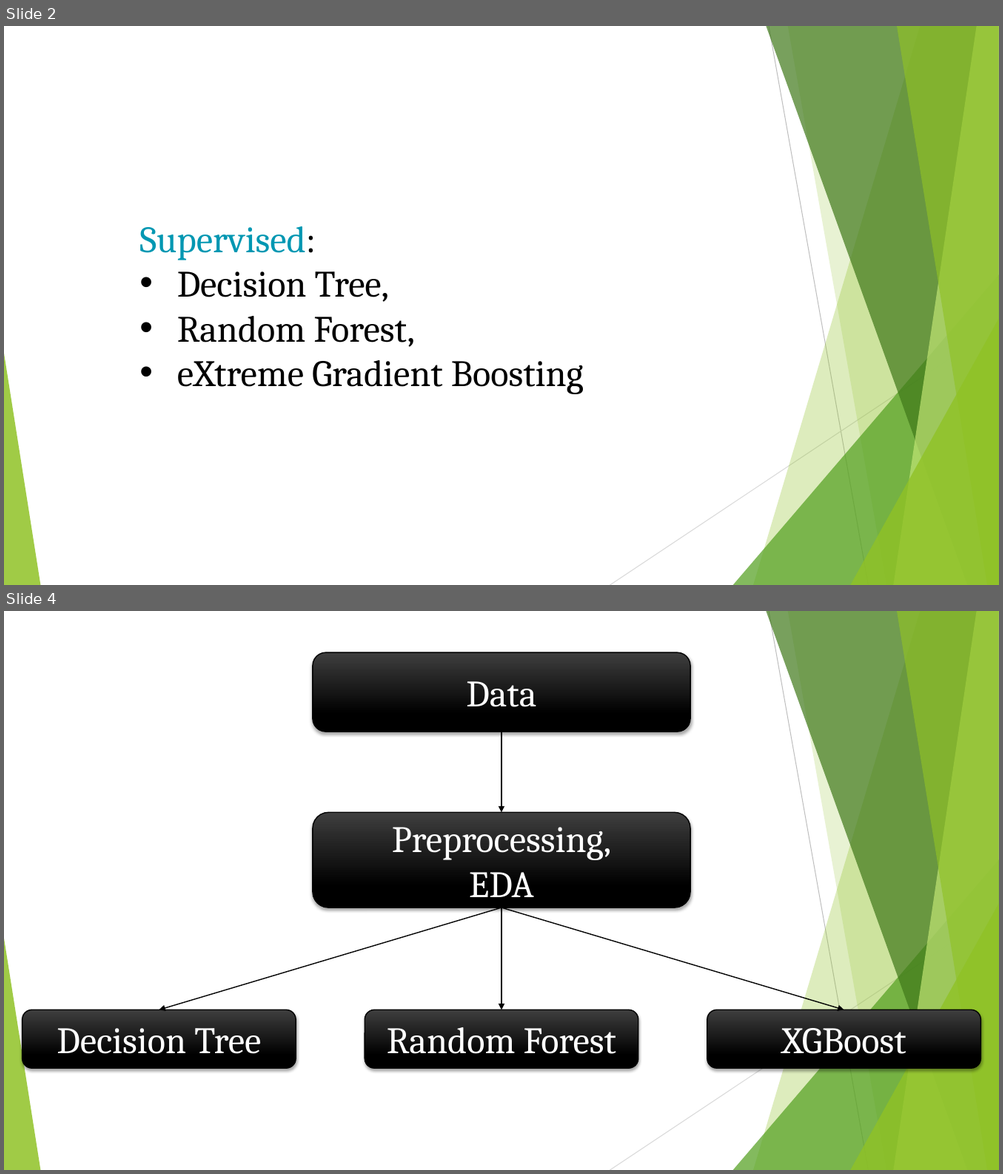
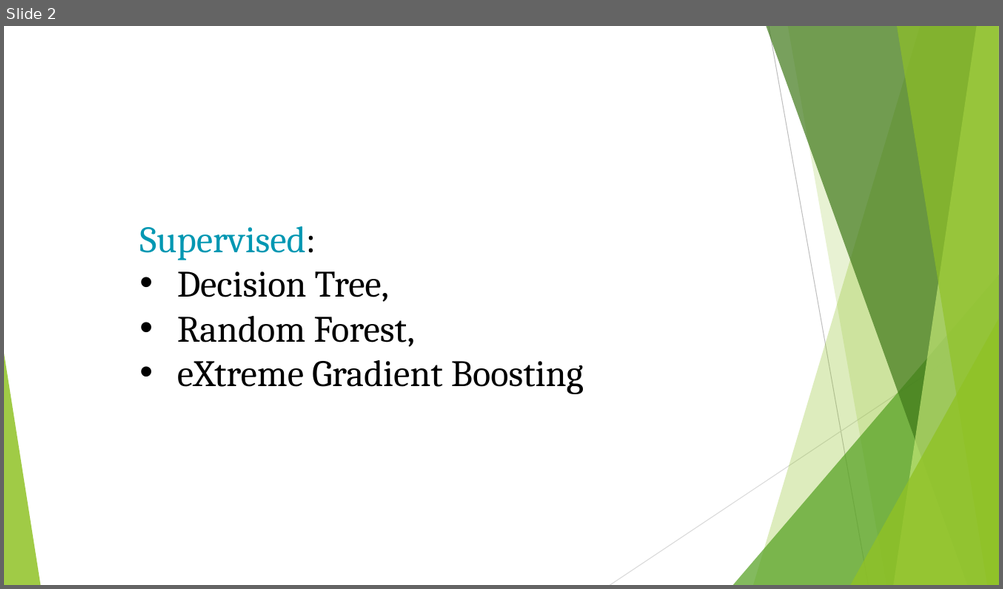
Before and after one commit to Dforouzanfar/Statistical_Learning, a slide deck: Statistical Learning.pptx. Shown one above the other, each under a label of ours: slides 2 and 4 before the commit, slide 2 after it; the slides between them are not shown. The pictures are 1003x1174 and 1003x589 pixels, drawn with LibreOffice and Linux fonts; fonts in the diff are those of the drawing. Boxes give left, top, right and bottom in pixels: in the first picture for what was removed or moved away, otherwise in the second. Text is boxed around its words. In the diff, an @@ line names an element or a change of style, - is before the commit and + after.

```diff
--- a/Statistical Learning.pptx
+++ b/Statistical Learning.pptx
@@ slide 4 removed at bbox=[4, 611, 999, 1170], background #FFFFFF; not listed: 10 template elements that a slide beside it also shows @@
@@ rounded rectangle removed at bbox=[313, 652, 691, 732] @@
-Data
@@ arrow removed from (502, 732) to (502, 812) @@
@@ rounded rectangle removed at bbox=[313, 812, 691, 908] @@
-Preprocessing,
-EDA
@@ arrow removed from (502, 908) to (159, 1010) @@
@@ arrow removed from (502, 908) to (502, 1010) @@
@@ arrow removed from (502, 908) to (844, 1010) @@
@@ rounded rectangle removed at bbox=[22, 1010, 296, 1068] @@
-Decision Tree
@@ rounded rectangle removed at bbox=[364, 1010, 638, 1068] @@
-Random Forest
@@ rounded rectangle removed at bbox=[707, 1010, 981, 1068] @@
-XGBoost
```
Also in this commit, not shown: 10 slides changed, 5 slides added, 1 other slide removed, 1 other file.
